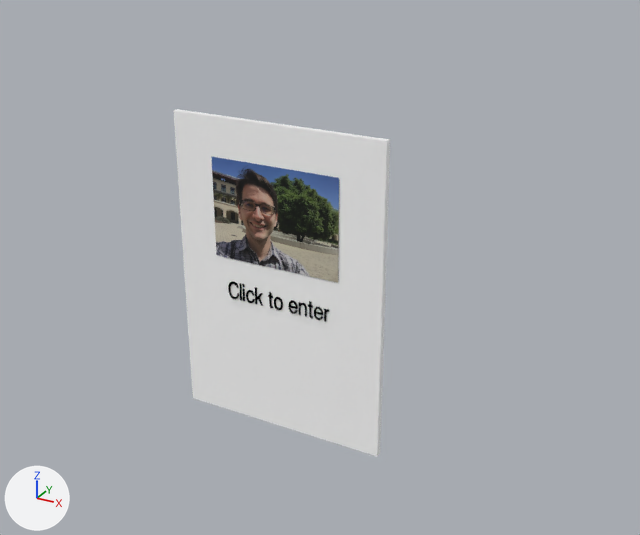
Renders of the glTF model assets/models/website-terrain/WebsiteTerrain.gltf from each side of a commit.
Rendered twice from a 50 mm lens placed at (6.48, -10.45, 8.17), pointed at (0.61, 0.22, 2.83). Every picture has the same lights, and +X, +Y and +Z are marked at lower left. Where no turn or scale is listed for an object, it has been applied to the vertices. Vertices at the same position are counted once.

Before the edit, the objects in view are built like this:
```python
me_mesh_0 = bpy.data.meshes.new('Mesh_0')
me_mesh_0.from_pydata(...)  # a box spanning x -1.75..1.75, y -0.05..0.05, z -2.5..2.5
me_mesh_0.materials.append(mat_default_box)  # white #ffffff
me_mesh_1 = bpy.data.meshes.new('Mesh_1')
me_mesh_1.from_pydata(...)  # 8 vertices, 12 faces; spans x -1.07..1.07, y 0.0, z -0.8..0.8
me_mesh_1.materials.append(mat_headshot2material)
me_mesh_2 = bpy.data.meshes.new('Mesh_2')
me_mesh_2.from_pydata(...)  # 578 vertices, 1116 faces; spans x 0.0..1.79, y -0.01..0.0, z -0.01..0.29
me_mesh_2.materials.append(mat_default_text)  # black #000000
ob_box = bpy.data.objects.new('Box', me_mesh_0)
ob_box.location = (0.02, 0.0, 2.49)
ob_box1 = bpy.data.objects.new('Box1', me_mesh_1)
ob_box1.location = (0.0, -0.06, 3.59)
ob_text = bpy.data.objects.new('Text', me_mesh_2)
ob_text.location = (-0.87, -0.05, 2.11)
```
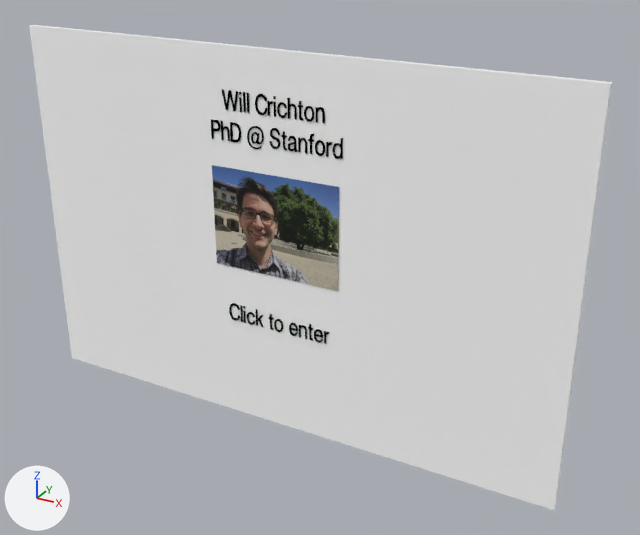
The change in detail:
Material 'Default-Text1' (mat_default_text1) is new.
Its base color is (0.0, 0.0, 0.0) (black #000000).
Its metallic is 1.0.
Its roughness is 1.0.
Material 'Default-Text2' (mat_default_text2) is new.
Its base color is (0.0, 0.0, 0.0) (black #000000).
Its metallic is 1.0.
Its roughness is 1.0.
me_mesh_0 has 8 vertices, 12 faces and spans x -1.75..1.75, y -0.05..0.05, z -2.5..2.5.
me_mesh_0 is used by ob_box; location (0.02, 0.0, 2.49).
me_mesh_0 part 1: the whole mesh is scaled about its middle by (2.57, 1, 1.2).
Mesh me_mesh_3 is new.
It has 456 vertices, 860 faces and spans x 0.0..1.67, y -0.01..0.0, z -0.01..0.29.
It uses material mat_default_text1 (black #000000).
Mesh me_mesh_2_1 is new.
It has 842 vertices, 1660 faces and spans x 0.0..2.16, y -0.01..0.0, z -0.06..0.29.
It uses material mat_default_text2 (black #000000).
Object 'Box' (ob_box) moves from (0.02, 0.0, 2.49) to (0.02, 0.0, 3.03).
Object 'Box1' (ob_box1) moves from (0.0, -0.06, 3.59) to (0.0, -0.06, 3.45).
Object 'Text1' (ob_text1) is new; it shows me_mesh_3.
Its location is (-0.83, -0.05, 5.12).
Object 'Text2' (ob_text2) is new; it shows me_mesh_2_1.
Its location is (-1.05, -0.05, 4.66).

Changed parts and their boxes [x1, y1, x2, y2] in the pictures (640 x 535 px):
'Box', mesh rescaled, moved (169% wider, 40% taller)
    before: [174, 109, 390, 456]
    after: [29, 25, 612, 510]
'Box1', moved
    before: [212, 157, 339, 283]
    after: [212, 165, 339, 291]
'Text2', added
    after: [211, 119, 343, 159]
'Text1', added
    after: [222, 90, 325, 123]
